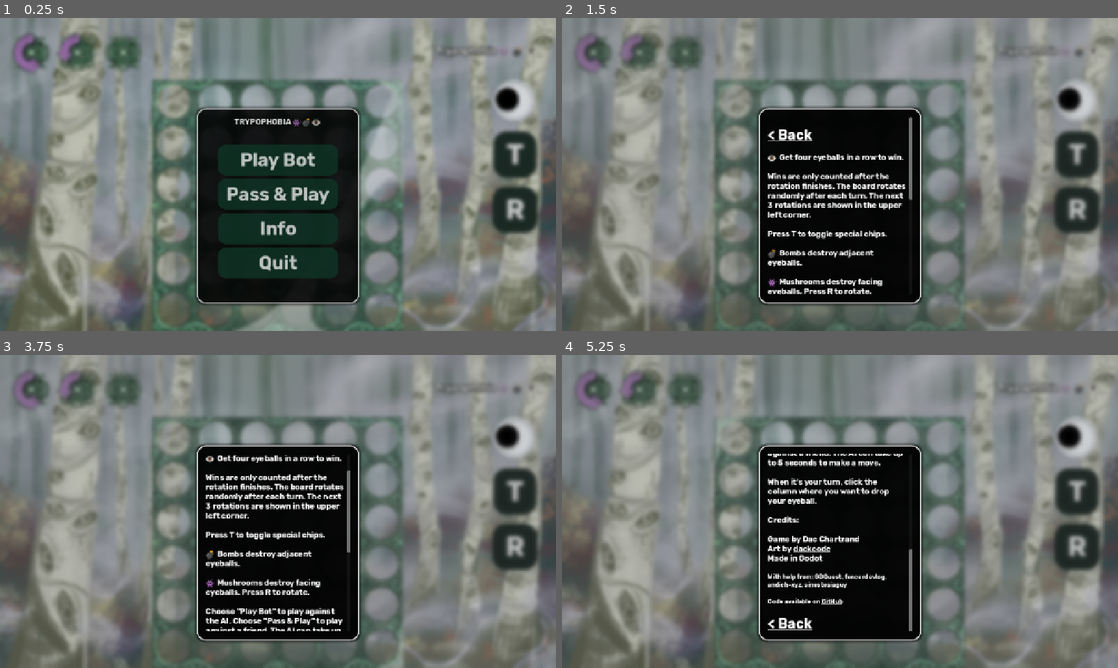
Above: before the commit, frames 1-4 (two rows, left to right).
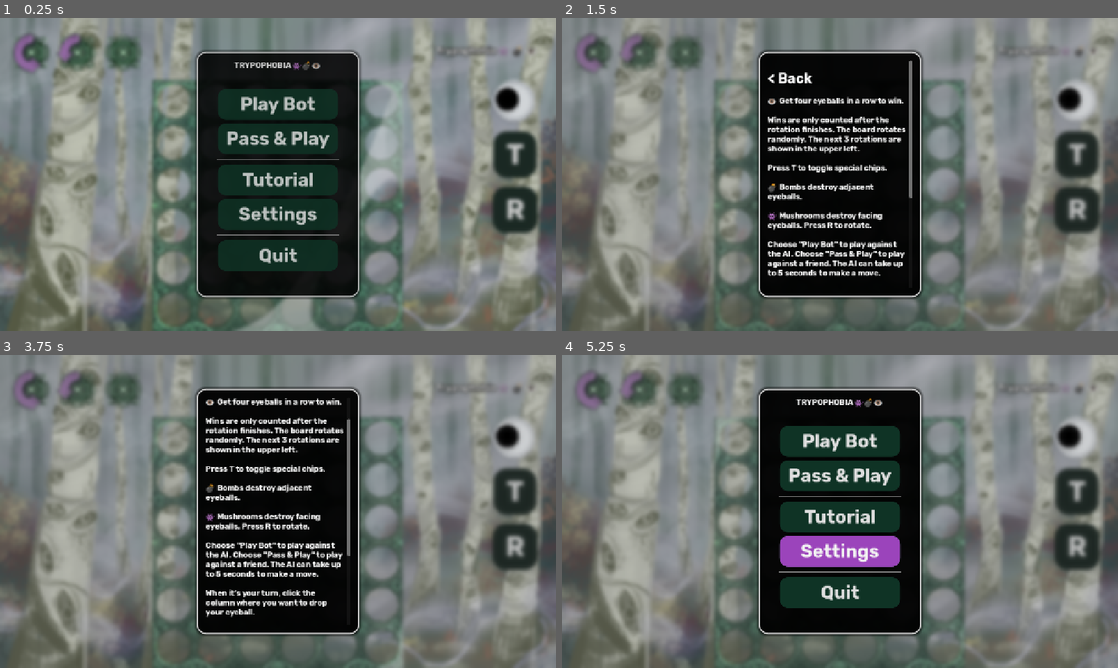
Above: after the commit, the same moments.

Repository: dac514/trypophobia
Game: Godot game, scene res://scenes/main.tscn
The game is run twice, just before and just after one commit, with the same random seed, the same clock (stepped at 60 frames per second) and the same inputs.
Inputs (mouse positions are in pixels of both pictures, inside the frame that each line leads up to):
- Up to frame 1 (0.25 s): no input
- Up to frame 2 (1.5 s): click "Info" (after the commit: "Tutorial") at 0.5 s; move the mouse to (962, 158) at 1.27 s; hold T (toggle_chip) from 1.28 s (still down); click (962, 158) at 1.42 s
- Up to frame 3 (3.75 s): release T (toggle_chip) at 2 s; tap Enter at 2, 3.5 s; drag from (166, 527) to (250, 574) at 2.02 s; tap Space at 2.75 s; move the mouse to (333, 442) at 2.77 s; hold T (toggle_chip) 2.78-3.5 s; click (333, 442) at 2.92 s; drag from (250, 574) to (111, 464) at 3.52 s
- Up to frame 4 (5.25 s): move the mouse to (1006, 558) at 4.27 s; hold T (toggle_chip) 4.28-5 s; click (1006, 558) at 4.42 s; tap Escape (ui_cancel) at 4.9 s; click (840, 552) at 5 s, where only the run after the commit has a clickable "Settings"

The runs differ from the first frame. In frame 1, 13% of the frame differs, in the area x 35-65%, y 10-92%; in frame 2, 12%; in frame 3, 12%; in frame 4, 17%.

Commit message:
Settings button placeholder

Diff:
--- a/scenes/pause_screen.tscn
+++ b/scenes/pause_screen.tscn
@@ -20,7 +20,7 @@
 content_margin_top = 10.0
 content_margin_right = 20.0
 content_margin_bottom = 10.0
-bg_color = Color(0.5803922, 0.23137255, 0.3764706, 1)
+bg_color = Color(0.60784316, 0.26666668, 0.73333335, 1)
 corner_radius_top_left = 20
 corner_radius_top_right = 20
 corner_radius_bottom_right = 20
@@ -53,7 +53,7 @@
 content_margin_top = 10.0
 content_margin_right = 20.0
 content_margin_bottom = 10.0
-bg_color = Color(0.5803922, 0.23137255, 0.3764706, 1)
+bg_color = Color(0.60784316, 0.26666668, 0.73333335, 1)
 corner_radius_top_left = 20
 corner_radius_top_right = 20
 corner_radius_bottom_right = 20
@@ -64,7 +64,7 @@
 content_margin_top = 20.0
 content_margin_right = 20.0
 content_margin_bottom = 20.0
-bg_color = Color(0, 0, 0, 0.88235295)
+bg_color = Color(0, 0, 0, 0.49803922)
 corner_radius_top_left = 3
 corner_radius_top_right = 3
 corner_radius_bottom_right = 3
@@ -79,6 +79,7 @@
 Button/styles/hover = SubResource("StyleBoxFlat_85g3d")
 Button/styles/normal = SubResource("StyleBoxFlat_o6xl0")
 Button/styles/pressed = SubResource("StyleBoxFlat_choun")
+HSeparator/constants/separation = 8
 PanelContainer/styles/panel = SubResource("StyleBoxFlat_tipki")
 
 [sub_resource type="ShaderMaterial" id="ShaderMaterial_27awe"]
@@ -132,9 +133,9 @@
 anchor_right = 0.5
 anchor_bottom = 0.5
 offset_left = -187.0
-offset_top = -152.5
+offset_top = -282.0
 offset_right = 187.0
-offset_bottom = 296.5
+offset_bottom = 282.0
 grow_horizontal = 2
 grow_vertical = 2
 theme_override_styles/panel = SubResource("StyleBoxFlat_hr2n2")
@@ -172,10 +173,20 @@
 layout_mode = 2
 text = "Pass & Play"
 
+[node name="HR1" type="HSeparator" parent="UIPanelContainer/VBoxContainer/CenterContainer/VBoxContainer"]
+layout_mode = 2
+
 [node name="InfoButton" type="Button" parent="UIPanelContainer/VBoxContainer/CenterContainer/VBoxContainer"]
 unique_name_in_owner = true
 layout_mode = 2
-text = "Info"
+text = "Tutorial"
+
+[node name="SettingsButton" type="Button" parent="UIPanelContainer/VBoxContainer/CenterContainer/VBoxContainer"]
+layout_mode = 2
+text = "Settings"
+
+[node name="HR2" type="HSeparator" parent="UIPanelContainer/VBoxContainer/CenterContainer/VBoxContainer"]
+layout_mode = 2
 
 [node name="QuitButton" type="Button" parent="UIPanelContainer/VBoxContainer/CenterContainer/VBoxContainer"]
 unique_name_in_owner = true
--- a/utils/globals.gd
+++ b/utils/globals.gd
@@ -8,7 +8,7 @@
 
 👁️ Get four eyeballs in a row to win.
 
-Wins are only counted after the rotation finishes. The board rotates randomly after each turn. The next 3 rotations are shown in the upper left corner.
+Wins are only counted after the rotation finishes. The board rotates randomly. The next 3 rotations are shown in the upper left.
 
 Press T to toggle special chips.
 
@@ -20,7 +20,7 @@
 
 When it's your turn, click the column where you want to drop your eyeball.
 
-Credits:
+[b]Credits:[/b]
 
 Game by Dac Chartrand
 Art by [url=https://www.deviantart.com/dackcode]dackcode[/url]
